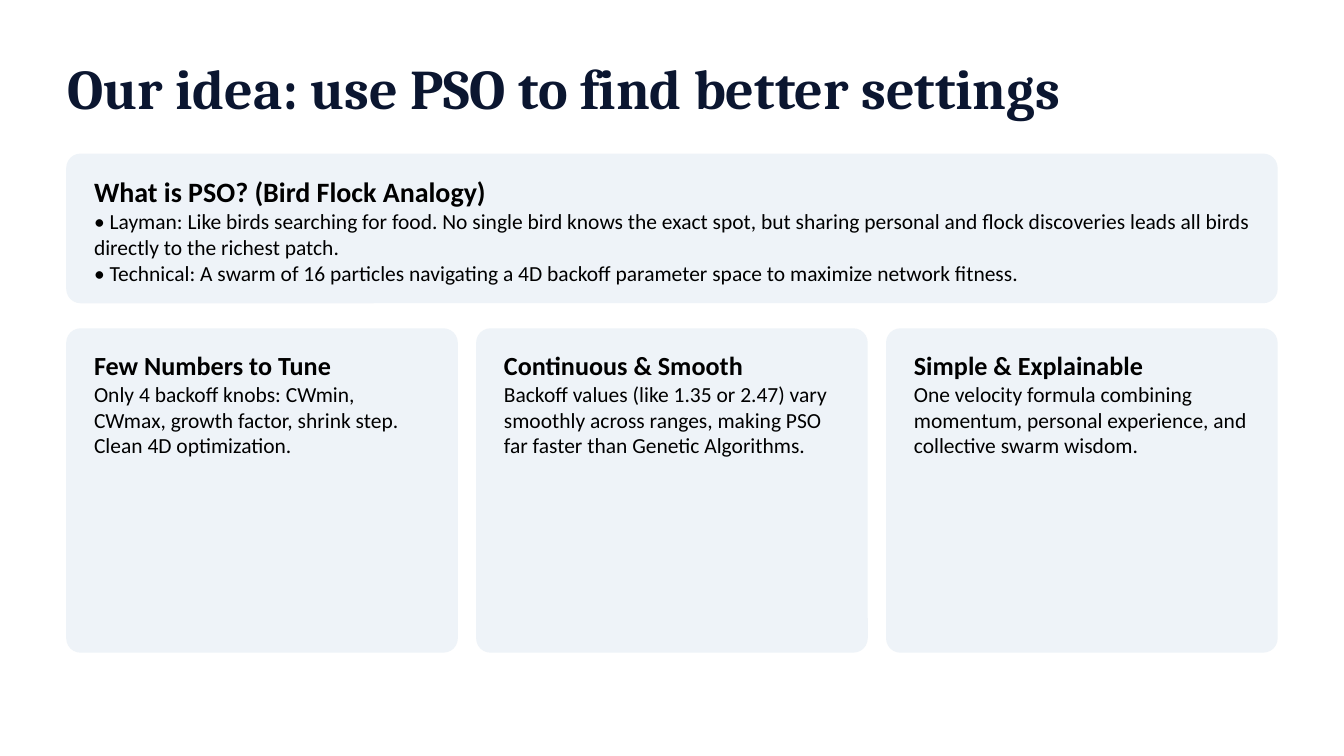
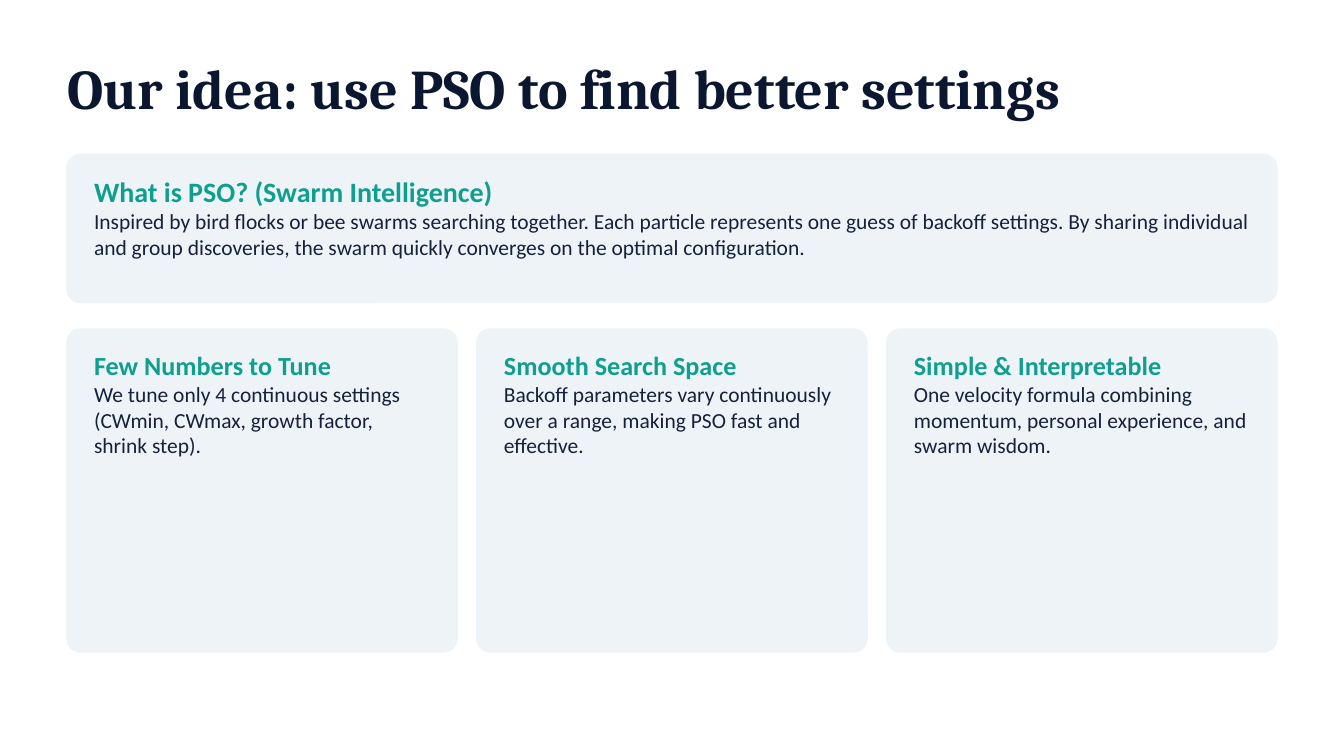
Before and after one commit to JayH25/NDO---MACA-MACAw-with-PSO-optimization, a slide deck: slide 4 of NDO_final.pptx. Drawn at 1344x756 pixels with LibreOffice and Linux fonts; fonts in the diff are those of the drawing. Boxes give left, top, right and bottom in pixels: in the first picture for what was removed or moved away, otherwise in the second. Text is boxed around its words. In the diff, an @@ line names an element or a change of style, - is before the commit and + after.

```diff
--- a/NDO_final.pptx
+++ b/NDO_final.pptx
@@ text at (94, 181, 1248, 259): text changed; text colour #000000 to #16213A @@
-What is PSO? (Bird Flock Analogy)
-• Layman: Like birds searching for food. No single bird knows the exact spot, but sharing personal and flock discoveries leads all birds directly to the richest patch.
-• Technical: A swarm of 16 particles navigating a 4D backoff parameter space to maximize network fitness.
+What is PSO? (Swarm Intelligence)
+Inspired by bird flocks or bee swarms searching together. Each particle represents one guess of backoff settings. By sharing individual and group discoveries, the swarm quickly converges on the optimal configuration.
@@ text at (94, 356, 331, 375): text colour #000000 to #0E9F8E in "Few Numbers to Tune" @@
@@ text at (504, 356, 831, 453): text changed; text colour #000000 to #16213A @@
-Continuous & Smooth
-Backoff values (like 1.35 or 2.47) vary smoothly across ranges, making PSO far faster than Genetic Algorithms.
+Smooth Search Space
+Backoff parameters vary continuously over a range, making PSO fast and effective.
@@ text at (914, 356, 1246, 453): text changed; text colour #000000 to #16213A @@
-Simple & Explainable
-One velocity formula combining momentum, personal experience, and collective swarm wisdom.
+Simple & Interpretable
+One velocity formula combining momentum, personal experience, and swarm wisdom.
@@ text at (94, 387, 400, 457): text changed; text colour #000000 to #16213A @@
-Only 4 backoff knobs: CWmin, CWmax, growth factor, shrink step. Clean 4D optimization.
+We tune only 4 continuous settings (CWmin, CWmax, growth factor, shrink step).
```
Also in this commit, not shown: 5 other slides changed, 1 other file.
